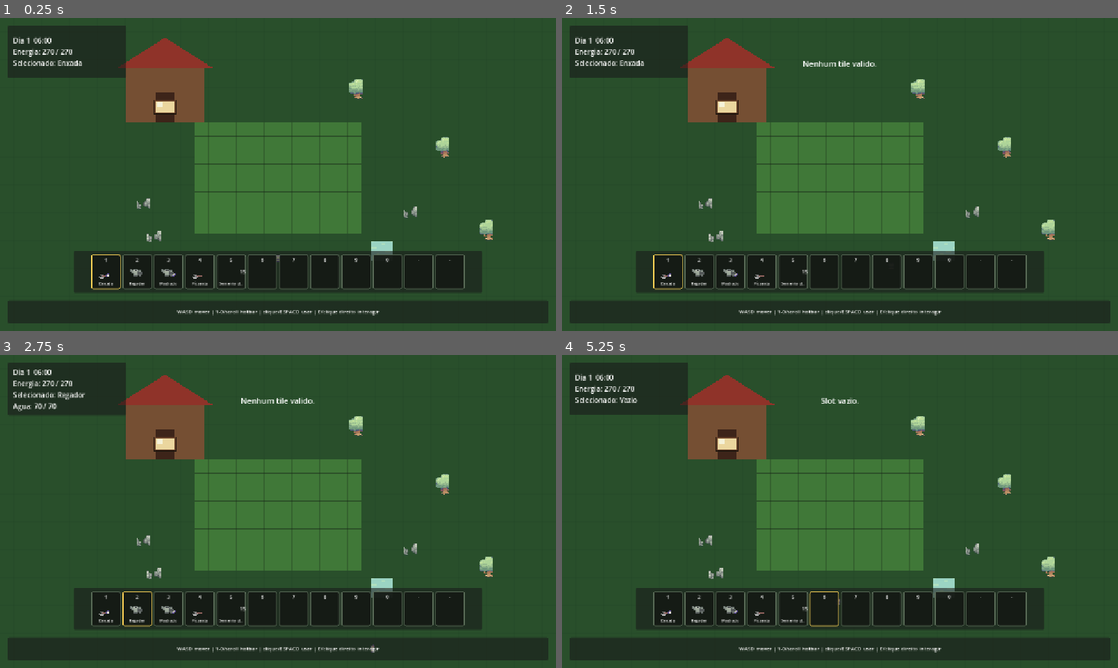
Above: before the commit, frames 1-4 (two rows, left to right).
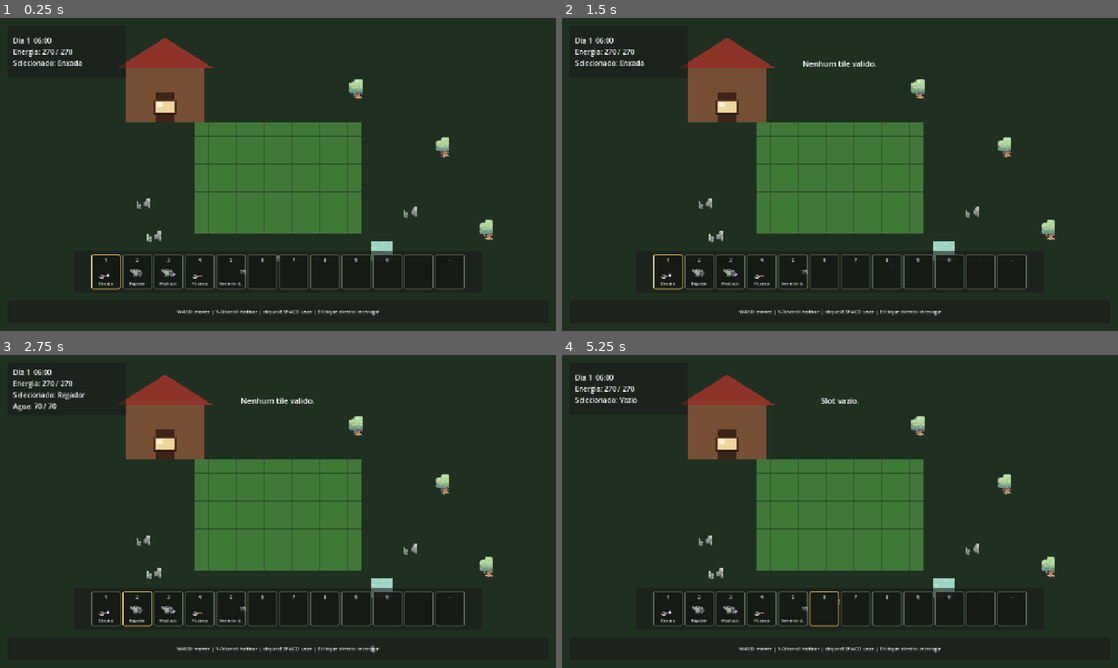
Above: after the commit, the same moments.

Repository: HelioConde/GameSlime
Game: Godot game, scene res://scenes/world/main.tscn
Two runs of this game, one before a commit and one after it. Both use one fixed random seed, a clock stepped at 60 frames per second and the inputs below.
Inputs (mouse positions are in pixels of both pictures, inside the frame that each line leads up to):
- Up to frame 1 (0.25 s): no input
- Up to frame 2 (1.5 s): tap Enter at 0.5 s; move the mouse to (962, 158) at 0.52 s; hold D 0.53-1.28 s; tap E at 0.6 s; click (962, 158) at 0.67 s; tap Space at 0.77, 1.25 s; move the mouse to (728, 190) at 1.27 s; hold S from 1.28 s (still down); tap 1 at 1.35 s
- Up to frame 3 (2.75 s): tap Space at 1.52 s; move the mouse to (333, 442) at 2.02 s; release S at 2.03 s; hold D from 2.03 s (still down); tap 2 at 2.1 s
- Up to frame 4 (5.25 s): move the mouse to (812, 574) at 2.77 s; release D at 2.78 s; hold W 2.78-3.53 s; tap 3 at 2.85 s; click (812, 574) at 2.92 s; tap Space at 3.02, 3.77, 4.25, 4.52 s; tap Enter at 3.5, 5 s; move the mouse to (1006, 558) at 3.52 s; hold A 3.53-5.03 s; tap 4 at 3.6 s; move the mouse to (673, 464) at 4.27 s; tap 5 at 4.35 s; move the mouse to (867, 511) at 5.02 s; hold S from 5.03 s (still down); tap 6 at 5.1 s; click (867, 511) at 5.17 s

The runs differ from the first frame. In frame 1, 65% of the frame differs, in the area x 0-100%, y 0-100%; in frame 2, 64%; in frame 3, 64%; in frame 4, 65%.

Commit message:
feat: render world grass with Sprout Lands tiles

Diff:
--- a/scripts/world/main_world.gd
+++ b/scripts/world/main_world.gd
@@ -1,16 +1,16 @@
 extends Node2D
+
+const GRASS_ATLAS: Texture2D = preload("res://assets/sprout_lands/tiles/grass_tiles.png")
+const GRASS_SOURCE := Rect2(0, 64, 16, 16)
+const WORLD_TILE_SIZE := 32
 
 func _ready() -> void:
 	queue_redraw()
 
 func _draw() -> void:
-	draw_rect(Rect2(0, 0, 1280, 720), Color(0.16, 0.31, 0.17), true)
+	_draw_grass_background()
 
-	for x in range(0, 1281, 32):
-		draw_line(Vector2(x, 0), Vector2(x, 720), Color(0.12, 0.24, 0.13, 0.16), 1.0)
-	for y in range(0, 721, 32):
-		draw_line(Vector2(0, y), Vector2(1280, y), Color(0.12, 0.24, 0.13, 0.16), 1.0)
-
+	# Temporary farmhouse silhouette until building tiles are integrated.
 	draw_rect(Rect2(290, 110, 180, 130), Color(0.46, 0.31, 0.20), true)
 	draw_colored_polygon(
 		PackedVector2Array([
@@ -21,3 +21,12 @@
 		Color(0.56, 0.20, 0.16)
 	)
 	draw_rect(Rect2(358, 170, 44, 70), Color(0.24, 0.14, 0.10), true)
+
+func _draw_grass_background() -> void:
+	for y in range(0, 720, WORLD_TILE_SIZE):
+		for x in range(0, 1280, WORLD_TILE_SIZE):
+			draw_texture_rect_region(
+				GRASS_ATLAS,
+				Rect2(x, y, WORLD_TILE_SIZE, WORLD_TILE_SIZE),
+				GRASS_SOURCE
+			)
